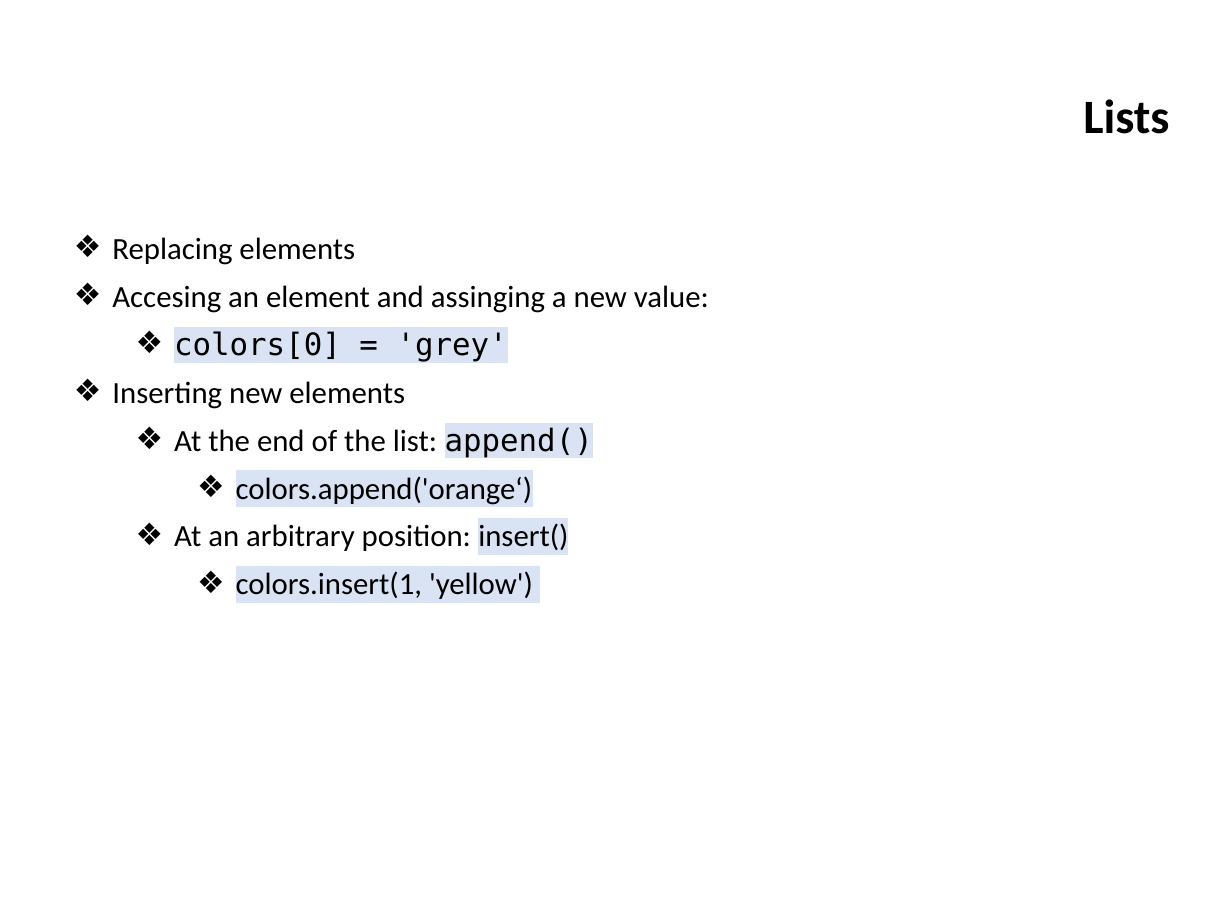
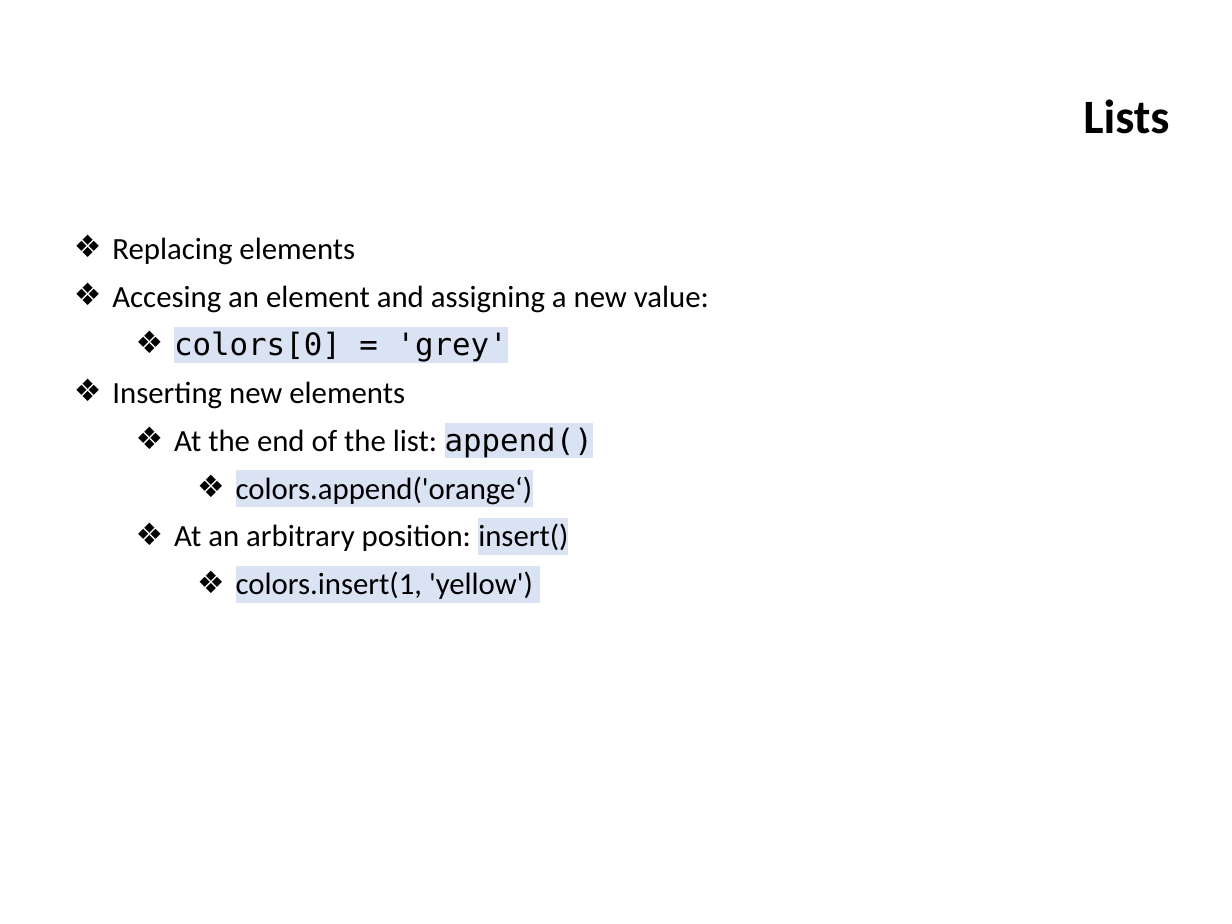
Before and after one commit to ifromm/fcsp, a slide deck: slide 5 of Slides/unit_5_prog_2.pptx. Drawn at 1232x924 pixels with LibreOffice and Linux fonts; fonts in the diff are those of the drawing; background and template pictures are left out. Boxes give left, top, right and bottom in pixels: in the first picture for what was removed or moved away, otherwise in the second. Text is boxed around its words. In the diff, an @@ line names an element or a change of style, - is before the commit and + after.

```diff
--- a/Slides/unit_5_prog_2.pptx
+++ b/Slides/unit_5_prog_2.pptx
@@ text at box(112, 285, 709, 313): text changed @@
-❖ Accesing an element and assinging a new value:
+❖ Accesing an element and assigning a new value:
```
Also in this commit, not shown: 8 other slides changed, 1 other file.
